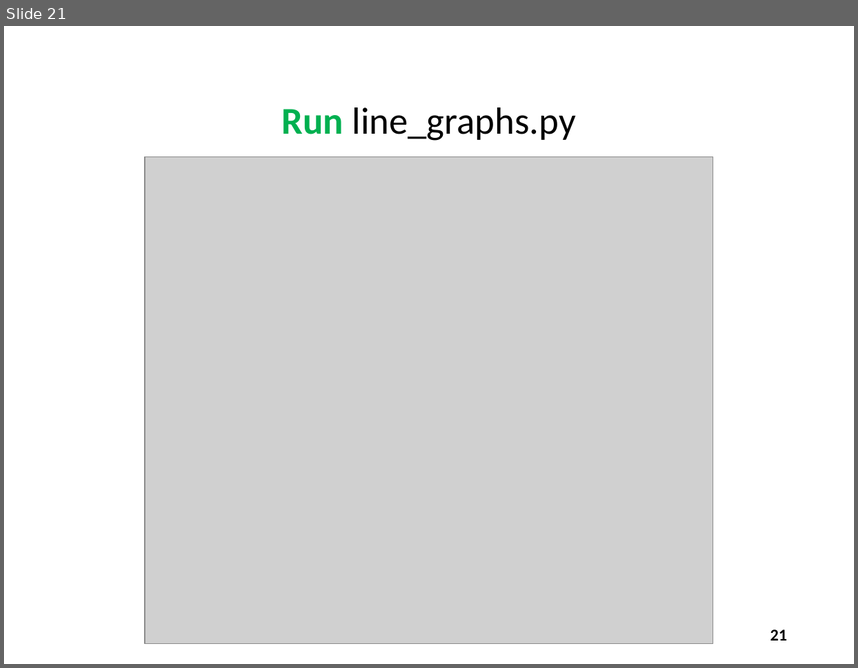
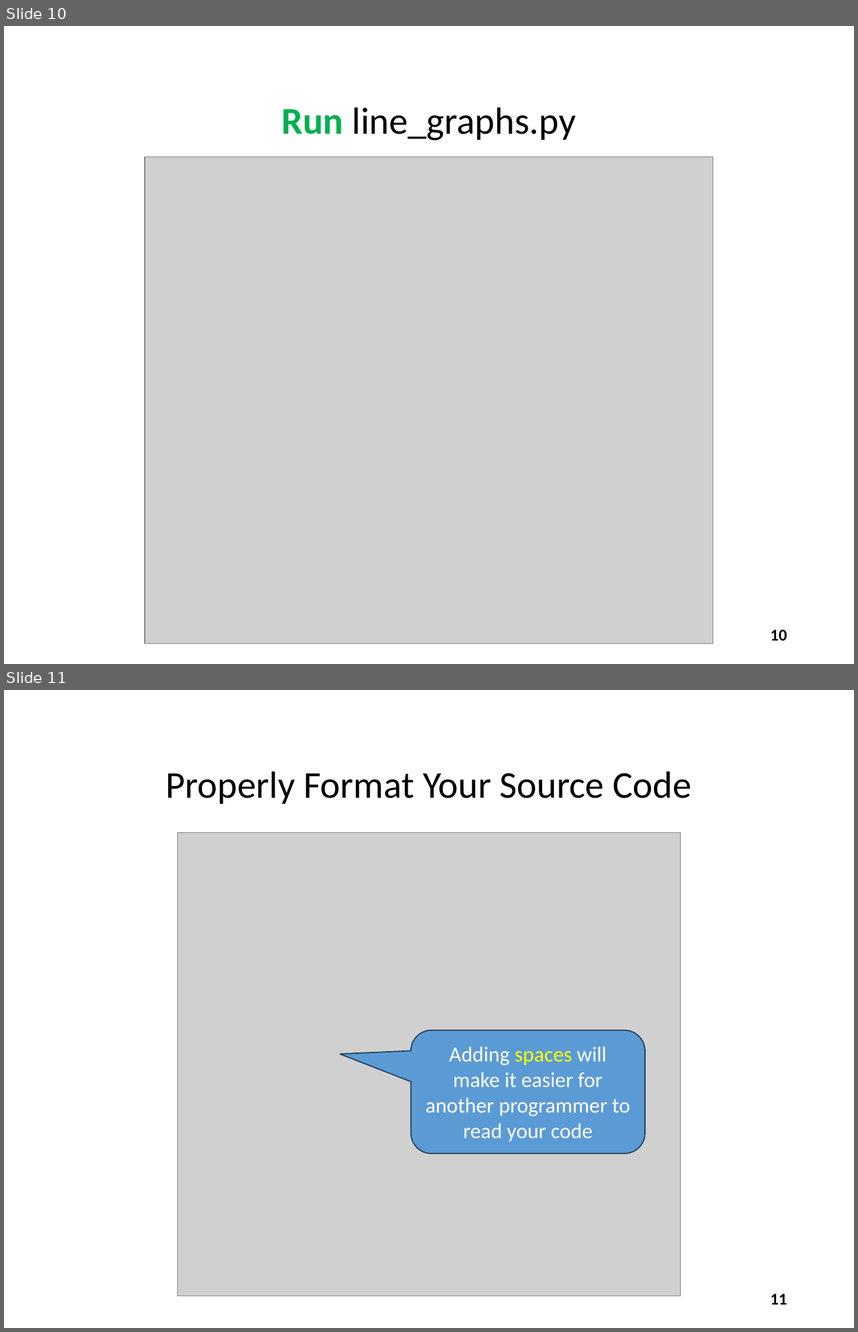
Before and after one commit to dbiersach/scicomp101, a slide deck: Session 03 - Making Line Graphs/Session 03 - Making Line Graphs.pptx. Shown one above the other, each under a label of ours: slide 21 before the commit, slides 10 and 11 after it. The pictures are 858x668 and 858x1332 pixels, drawn with LibreOffice and Linux fonts; fonts in the diff are those of the drawing; grey boxes stand for pictures. Boxes give left, top, right and bottom in pixels: in the first picture for what was removed or moved away, otherwise in the second. Text is boxed around its words. In the diff, an @@ line names an element or a change of style, - is before the commit and + after.

Commit message:
Demonstrate using Black formatter

```diff
--- a/Session 03 - Making Line Graphs/Session 03 - Making Line Graphs.pptx
+++ b/Session 03 - Making Line Graphs/Session 03 - Making Line Graphs.pptx
@@ slide 11 added at bbox=[4, 690, 854, 1328], background #FFFFFF @@
@@ title added at bbox=[165, 771, 692, 804], 32 pt, text #000000 @@
+Properly Format Your Source Code
@@ picture added at bbox=[177, 833, 681, 1296] @@
@@ rounded speech box added at bbox=[411, 1030, 645, 1153], fill #5B9BD5, outline #28445D 1 pt, 18 pt, text #FFFFFF @@
+Adding spaces will make it easier for another programmer to read your code
@@ page number added at bbox=[771, 1293, 787, 1304], 14 pt, text #000000, bold @@
+11
@@ what was slide 21 is now slide 10 @@
@@ page number at bbox=[771, 629, 787, 640]: text changed @@
-21
+10
```
Also in this commit, not shown: 6 slides changed, 3 other slides added.
